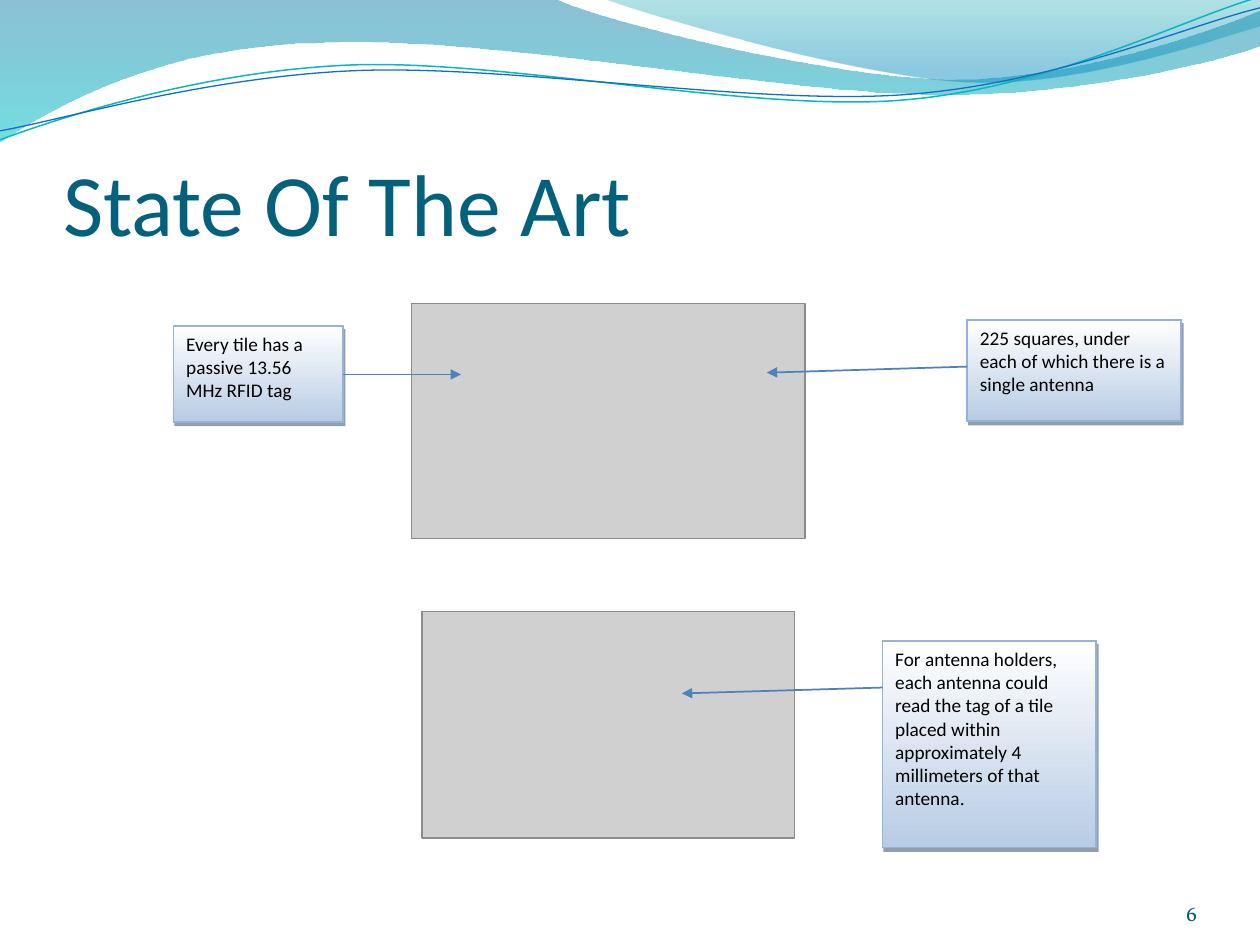
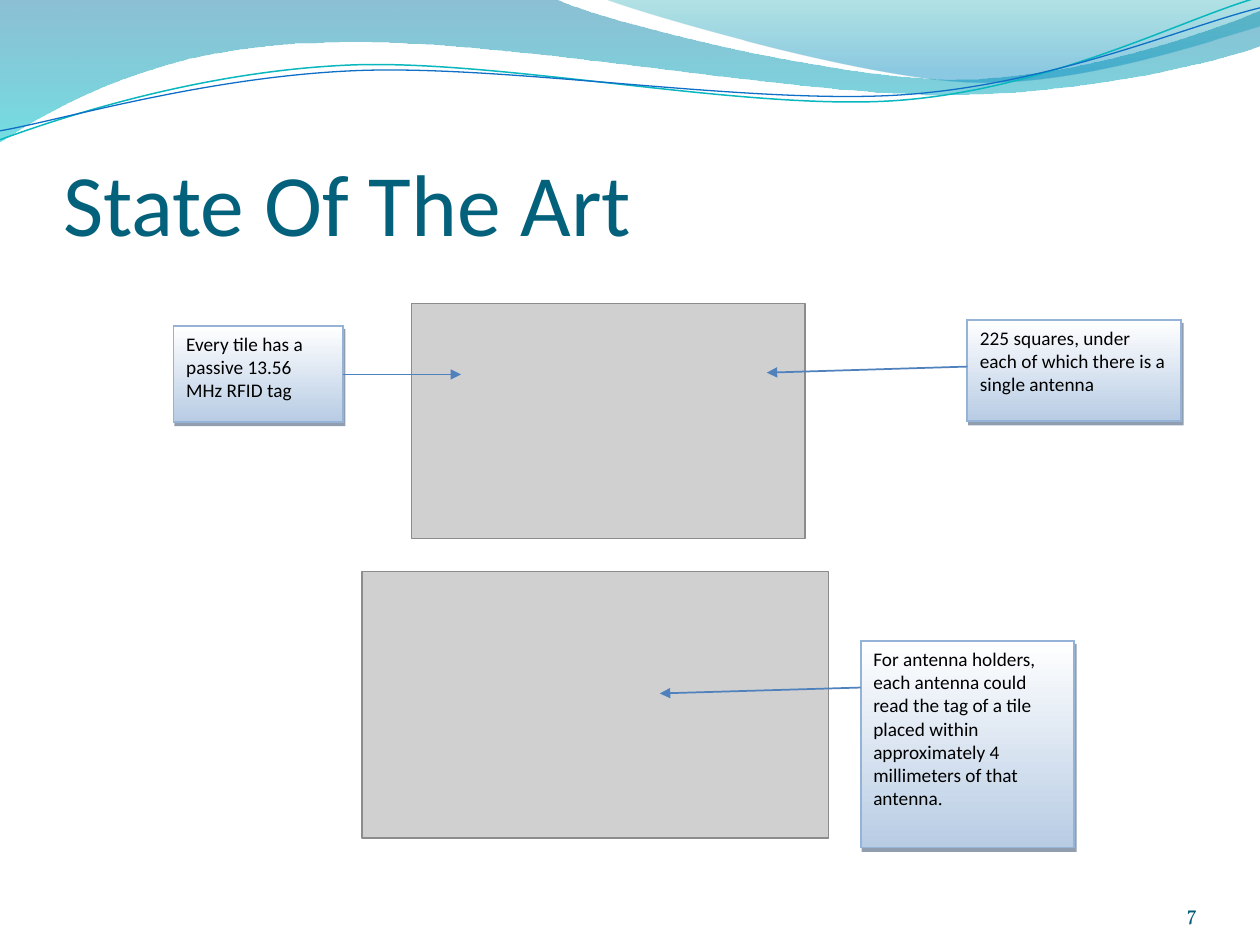
Before and after one commit to anbrous/project, a slide deck: slide 7 of Blue_weasel/blueweasel_docs/presentation/Pre-soutenance Projet Blue Weasel.pptx (slide 6 before the commit). Drawn at 1260x945 pixels with LibreOffice and Linux fonts; fonts in the diff are those of the drawing; grey boxes stand for pictures; background and template pictures are left out. Boxes give left, top, right and bottom in pixels: in the first picture for what was removed or moved away, otherwise in the second. Text is boxed around its words. In the diff, an @@ line names an element or a change of style, - is before the commit and + after.

```diff
--- a/Blue_weasel/blueweasel_docs/presentation/Pre-soutenance Projet Blue Weasel.pptx
+++ b/Blue_weasel/blueweasel_docs/presentation/Pre-soutenance Projet Blue Weasel.pptx
@@ picture: place and size @@
-picture at [422,611,795,838]
+picture at [362,572,828,838]
@@ rectangle "For antenna holders, each antenna ...": place and size @@
-rectangle "For antenna holders, each antenna ..." at [883,641,1096,848]
+rectangle "For antenna holders, each antenna ..." at [861,641,1074,848]
@@ arrow moved from (883, 688) - (682, 693) to (861, 688) - (660, 693) @@
@@ page number at [1187,910,1197,925]: text changed @@
-6
+7
```
Also in this commit, not shown: 5 other slides changed, 11 slides added, 5 slides removed, 19 other files.
